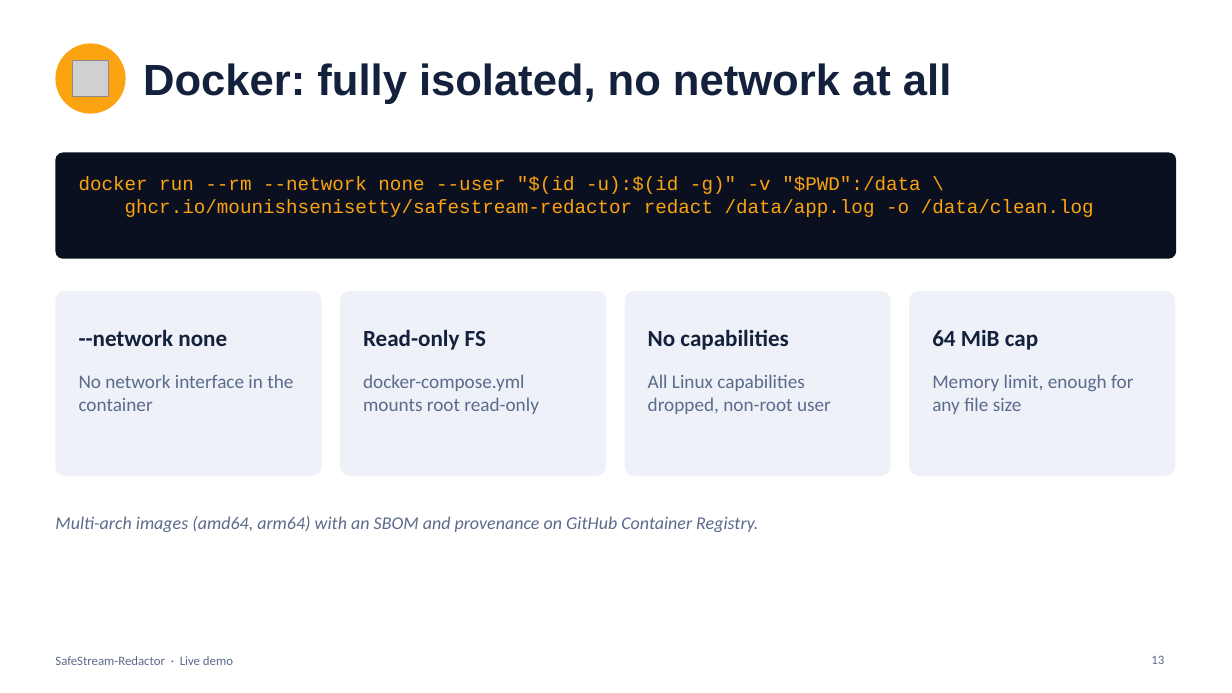
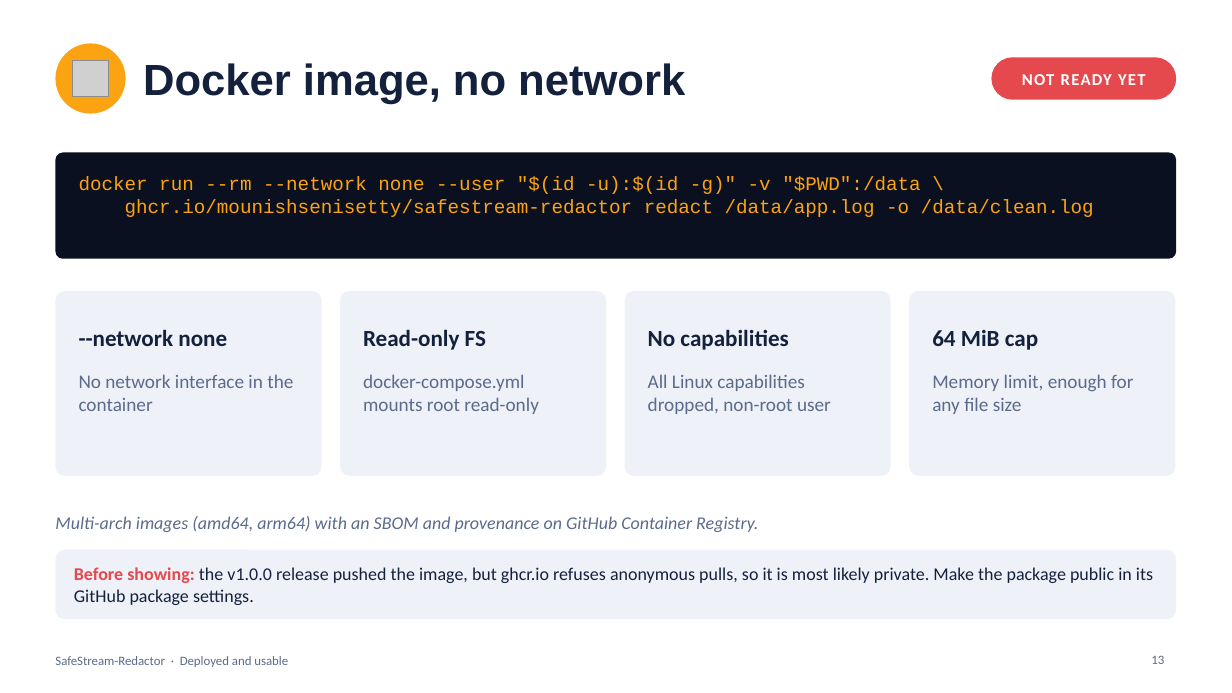
Before and after one commit to MounishSenisetty/SafeStream-Redactor, a slide deck: slide 13 of docs/SafeStream-Redactor-Demo.pptx. Drawn at 1232x693 pixels with LibreOffice and Linux fonts; fonts in the diff are those of the drawing; grey boxes stand for pictures. Boxes give left, top, right and bottom in pixels: in the first picture for what was removed or moved away, otherwise in the second. Text is boxed around its words. In the diff, an @@ line names an element or a change of style, - is before the commit and + after.

```diff
--- a/docs/SafeStream-Redactor-Demo.pptx
+++ b/docs/SafeStream-Redactor-Demo.pptx
@@ rounded rectangle added at bbox=[992, 57, 1177, 100], fill #E5484D @@
@@ title at bbox=[143, 63, 685, 104]: text changed @@
-Docker: fully isolated, no network at all
+Docker image, no network
@@ text added at bbox=[1022, 74, 1146, 85], 13 pt, text #FFFFFF, bold @@
+NOT READY YET
@@ rounded rectangle added at bbox=[55, 550, 1177, 619], fill #EEF1F7 @@
@@ text added at bbox=[74, 567, 1153, 605], 14 pt, text #14213D @@
+Before showing: the v1.0.0 release pushed the image, but ghcr.io refuses anonymous pulls, so it is most likely private. Make the package public in its GitHub package settings.
@@ text at bbox=[55, 656, 288, 667]: text changed @@
-SafeStream-Redactor · Live demo
+SafeStream-Redactor · Deployed and usable
```
Also in this commit, not shown: 14 other slides changed, 1 slide added, 1 slide removed.
